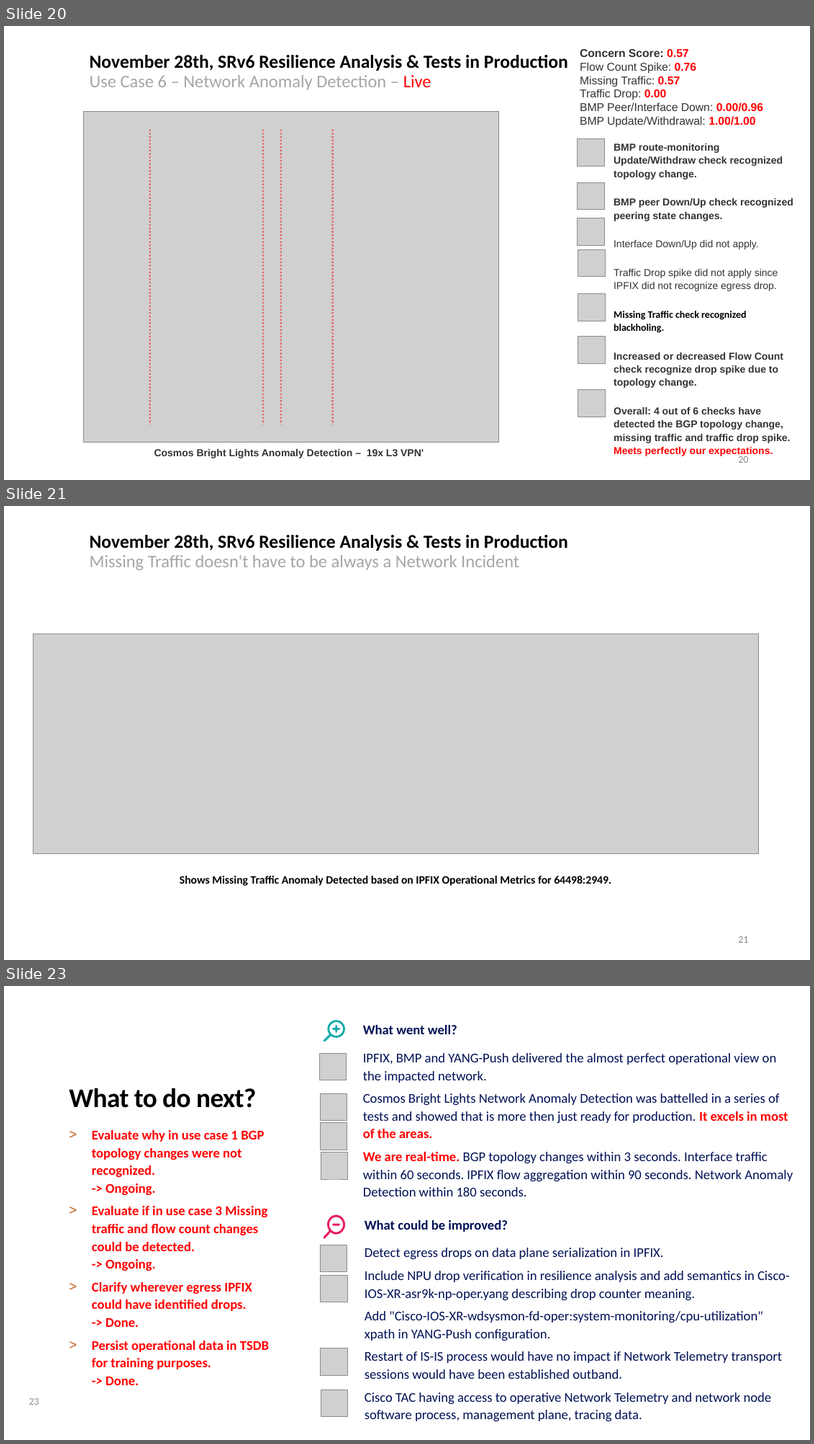
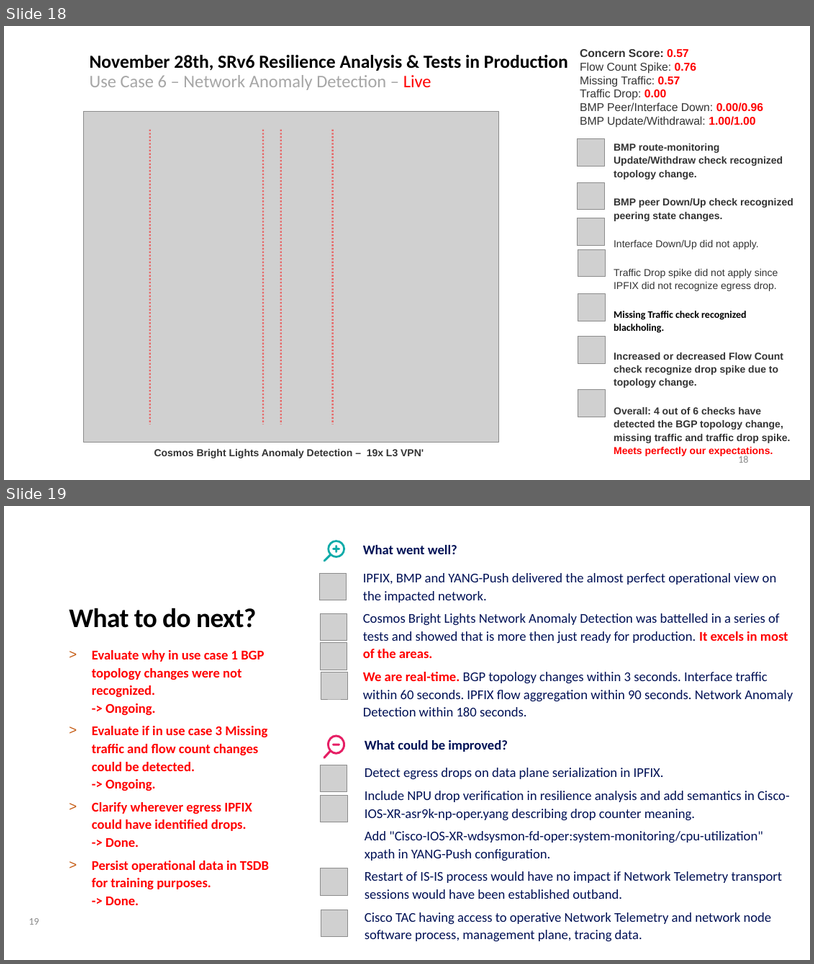
Before and after one commit to network-analytics/ietf-network-analytics-document-status, a slide deck: 122/NMOP/nmop-interim-swisscom-network-analytics-network-incident-postmortem.pptx. Shown one above the other, each under a label of ours: slides 20, 21 and 23 before the commit, slides 18 and 19 after it; the slides between them are not shown. The pictures are 814x1444 and 814x964 pixels, drawn with LibreOffice and Linux fonts; fonts in the diff are those of the drawing; grey boxes stand for pictures. Boxes give left, top, right and bottom in pixels: in the first picture for what was removed or moved away, otherwise in the second. Text is boxed around its words. In the diff, an @@ line names an element or a change of style, - is before the commit and + after.

```diff
--- a/122/NMOP/nmop-interim-swisscom-network-analytics-network-incident-postmortem.pptx
+++ b/122/NMOP/nmop-interim-swisscom-network-analytics-network-incident-postmortem.pptx
@@ slide 21 removed at (4, 506, 810, 960), background #FFFFFF @@
@@ title removed at (90, 535, 568, 570) @@
-November 28th, SRv6 Resilience Analysis & Tests in Production
-Missing Traffic doesn't have to be always a Network Incident
@@ picture removed at (33, 634, 759, 854) @@
@@ text removed at (180, 875, 612, 885) @@
-Shows Missing Traffic Anomaly Detected based on IPFIX Operational Metrics for 64498:2949.
@@ page number removed at (738, 936, 748, 942) @@
-21
@@ what was slide 20 is now slide 18 @@
@@ page number at (738, 455, 748, 462): text changed @@
-20
+18
@@ what was slide 23 is now slide 19 @@
@@ page number at (29, 918, 39, 924): text changed @@
-23
+19
```
Also in this commit, not shown: 1 slide changed, 6 other slides removed, 1 other file.
